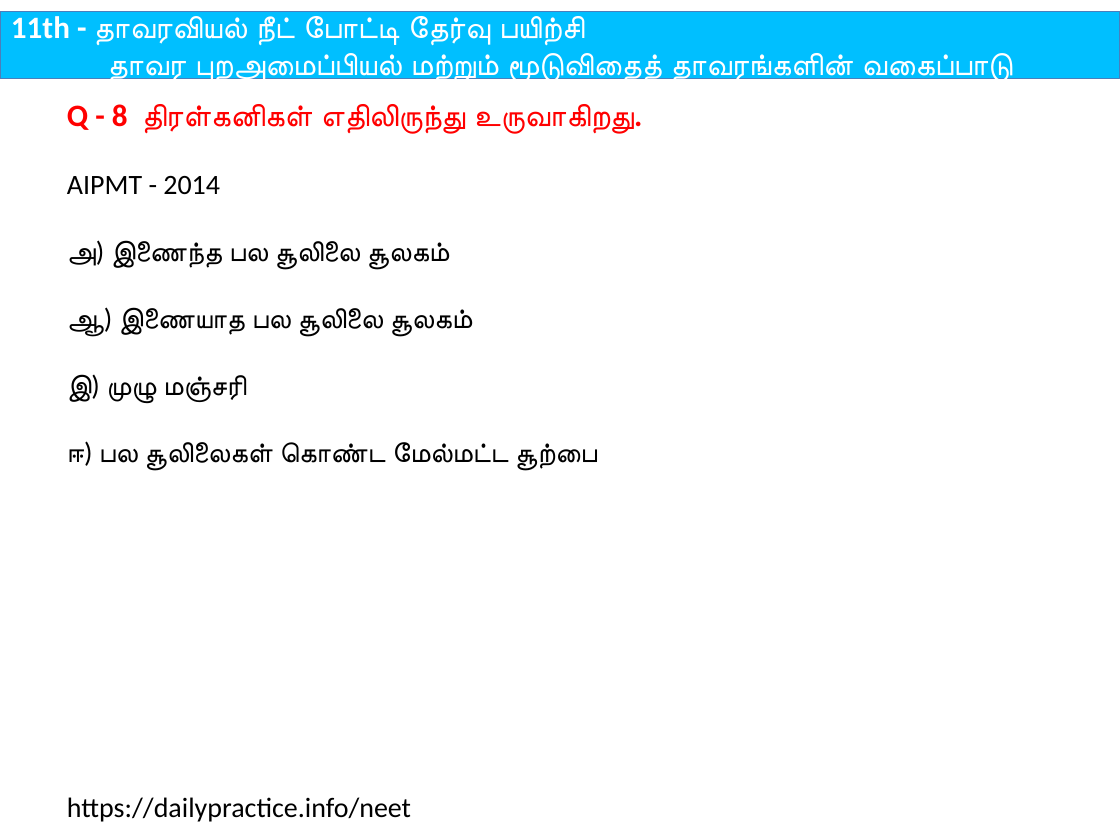
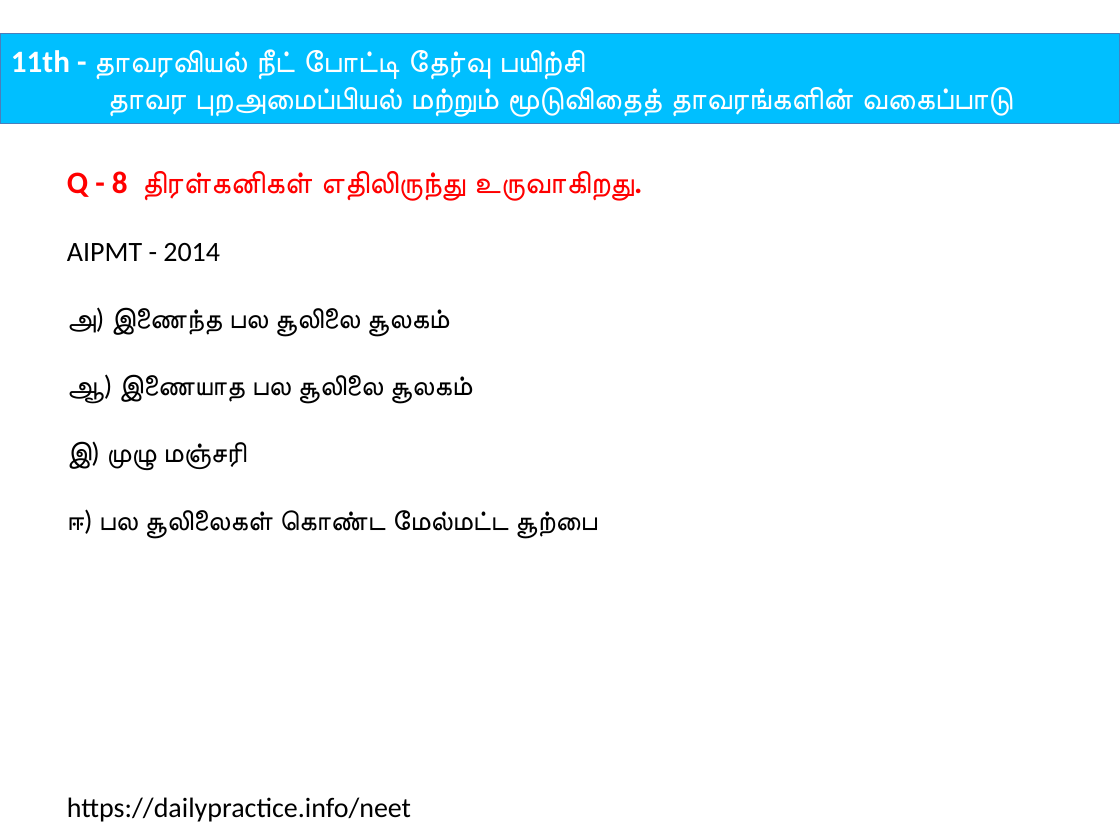
Before and after one commit to tvmani/tvmani.github.io, a slide deck: slide 16 of neet/tamil_biology/files/11th_Bio_Botany_Tamil_U02.pptx. Drawn at 1120x840 pixels with LibreOffice and Linux fonts; fonts in the diff are those of the drawing. Boxes give left, top, right and bottom in pixels: in the first picture for what was removed or moved away, otherwise in the second. Text is boxed around its words. In the diff, an @@ line names an element or a change of style, - is before the commit and + after.

```diff
--- a/neet/tamil_biology/files/11th_Bio_Botany_Tamil_U02.pptx
+++ b/neet/tamil_biology/files/11th_Bio_Botany_Tamil_U02.pptx
@@ rectangle "11th - தாவரவியல் நீட் போட்டி ...": place and size @@
-rectangle "11th - தாவரவியல் நீட் போட்டி ..." at [0, 11, 1120, 78]
+rectangle "11th - தாவரவியல் நீட் போட்டி ..." at [0, 34, 1120, 123]
@@ text "Q - 8 திரள்கனிகள் எதிலிருந்து ...": place and size @@
-text "Q - 8 திரள்கனிகள் எதிலிருந்து ..." at [67, 104, 643, 471]
+text "Q - 8 திரள்கனிகள் எதிலிருந்து ..." at [67, 171, 643, 538]
```
Also in this commit, not shown: 41 other slides changed, 1 other file.
